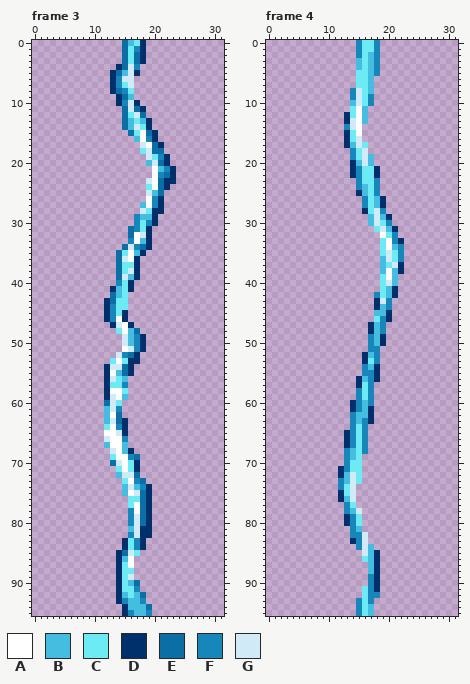
Two versions of one pixel-art file, asset/Armas/balas/laser.aseprite. This is how it looked before the edit.
32x96 pixels, 8 frames. Colours within 5 levels of each other are drawn and written as one. Shown: frame 3, frame 4. The commit also changed other frames, which this record leaves out.
Palette (. is transparent): A #ffffff  B #44bde1  C #6cebf5  D #00306b  E #0b6fa5  F #1686bb  G #d0ebf7
Pixels before, frame 3 (only the part around the change), first column x 0:
70 .............EGACD..............
71 ..............CACD..............
72 ..............BGGE..............
73 ...............CAFE.............
74 ...............BGBFD............
75 ...............BAGED............
76 ................CCED............
77 ................CAED............
78 ................FAED............
79 ................FGED............
80 ................FGED............
81 ................BGDD............
82 ................FGDD............
83 ...............DCFD.............
84 ...............DCFD.............
85 ..............DEGC..............
86 ..............DBA...............
87 ..............DCA...............
88 ..............DCC...............
89 ..............DCG...............
90 ..............DCBE..............
91 ..............DCCF..............
92 ..............DBCBE.............
93 ..............DFBBF.............
94 ...............DBBBE............
95 ...............DFBBF............
Pixels before, frame 4 (only the part around the change), first column x 0:
79 .............DFC................
80 .............DFC................
81 ..............FB................
82 ..............FFG...............
83 ..............DFG...............
84 ...............FGB..............
85 ................GBD.............
86 ................CBD.............
87 .................BD.............
88 .................BD.............
89 .................FD.............
90 .................FD.............
91 ................CFD.............
92 ................CFF.............
93 ...............FCF..............
94 ...............FCB..............
95 ...............FCB..............
The same view after the edit:
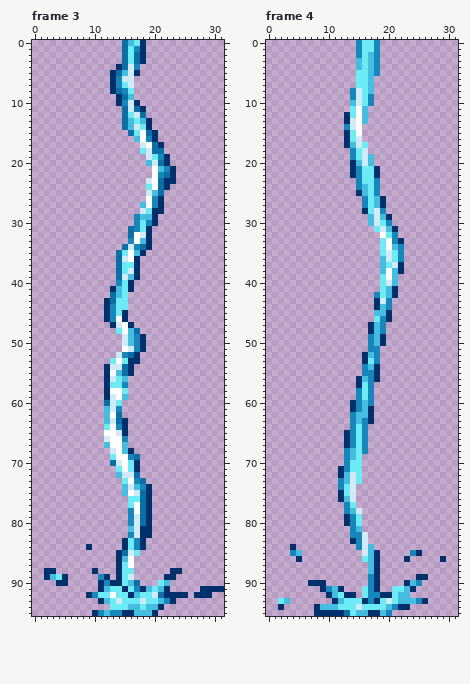
What changed:
layer "Layer 1" added
Changed rows in their new state; - is an unchanged pixel.
Frame 3, layer "Layer 1":
first column x 9:
84 D
first column x 2:
88 DD------D------------DD-------
89 DBCD-----FD---------DD--------
90 --DD-----DFD-------CB---------
91 ---------DBCCD--DBCBD-----DDDD
92 -------DFCCACCD-CCGEDDDD-DDD--
93 ---------DBCGCCCGCCBFD--------
94 -----------CCC--CBBD----------
95 --------DFBFF-D--BD-----------
Frame 4, layer "Layer 1":
first column x 2:
84 --D-------------------------
85 --FB------------------FD----
86 ---D-----------------D-----D
89 -----------------------DD---
90 -----DDD-------------DBF----
91 -------DFBD--------CCBD-----
92 --------DBCDD----DDCBB------
93 CB-------DBCCCD-DCGCBBBFD---
94 D-----DBBBCCCG-CCCBFDD------
95 ------DDDDDECBBDDBF---------
